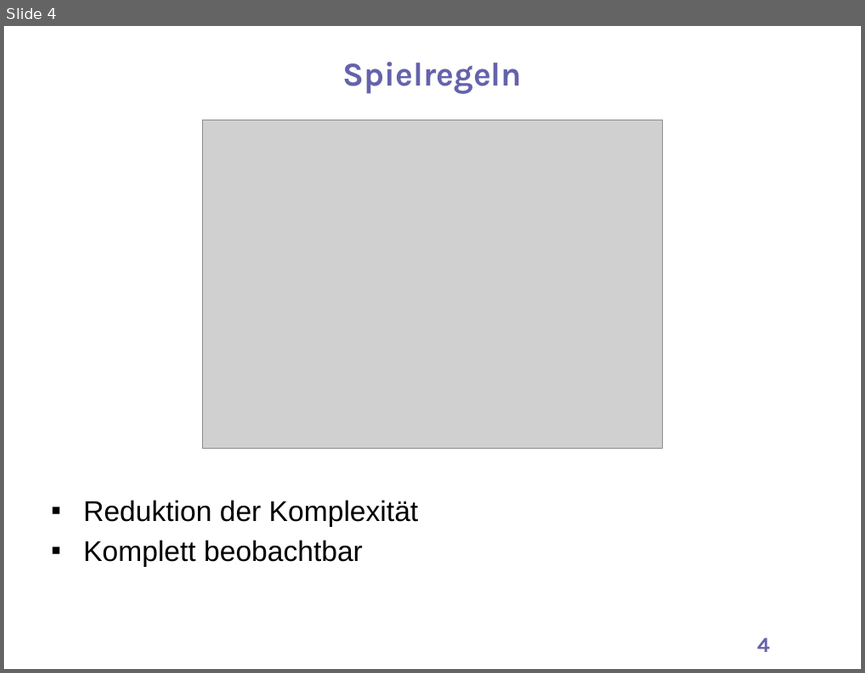
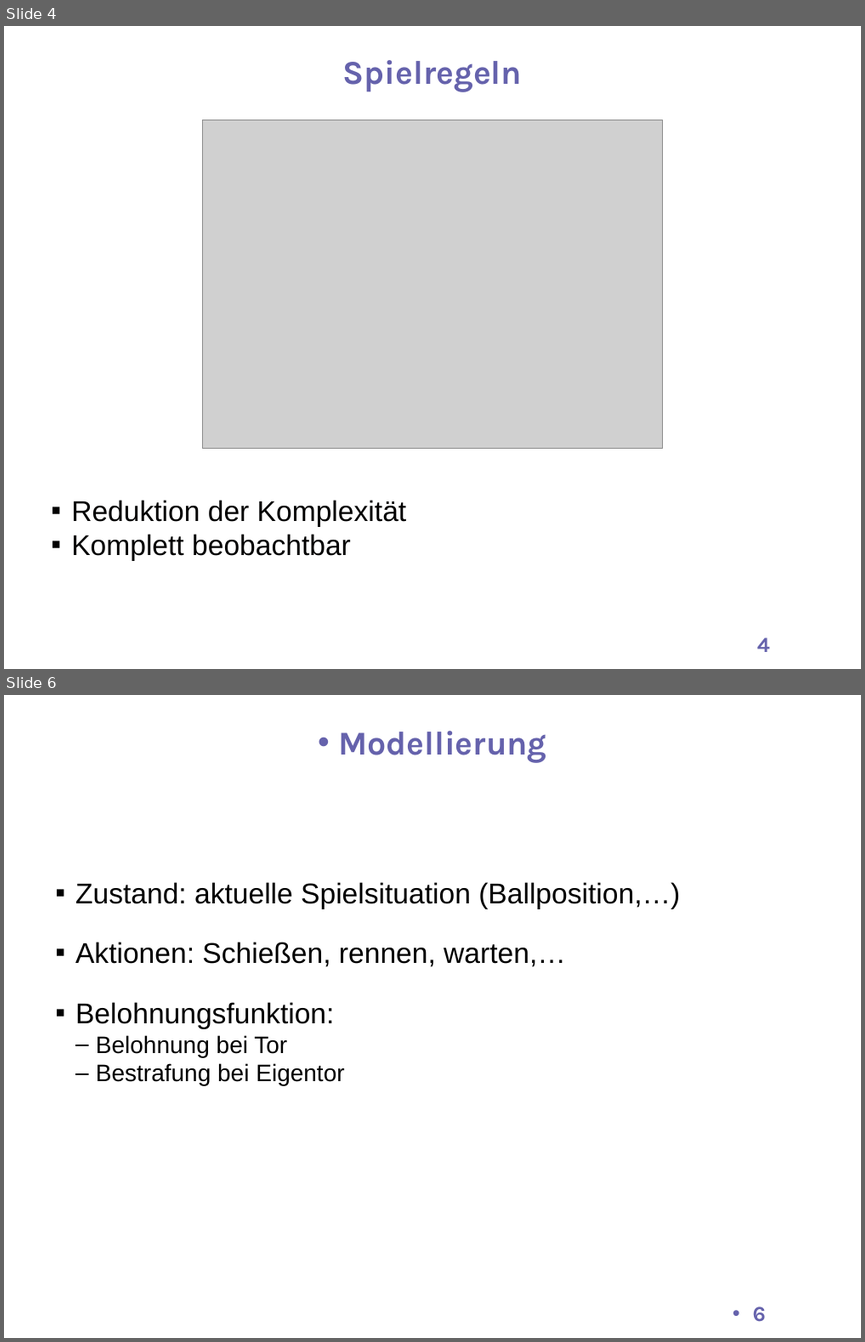
Before and after one commit to gerhardkurz/roboZen, a slide deck: presentation/1/praesentation1 (1).pptx. Shown one above the other, each under a label of ours: slide 4 before the commit, slides 4 and 6 after it; the slides between them are not shown. The pictures are 865x673 and 865x1342 pixels, drawn with LibreOffice and Linux fonts; fonts in the diff are those of the drawing; grey boxes stand for pictures; background and template pictures are left out. Boxes give left, top, right and bottom in pixels: in the first picture for what was removed or moved away, otherwise in the second. Text is boxed around its words. In the diff, an @@ line names an element or a change of style, - is before the commit and + after.

```diff
--- a/presentation/1/praesentation1 (1).pptx
+++ b/presentation/1/praesentation1 (1).pptx
@@ slide 6 added at [4, 695, 861, 1338], background #FFFFFF @@
@@ text added at [338, 731, 547, 763], 28 pt, text #6562AC, bold @@
+• Modellierung
@@ text added at [75, 882, 680, 1085], 24 pt, text #000000 @@
+▪ Zustand: aktuelle Spielsituation (Ballposition,…)
+▪ Aktionen: Schießen, rennen, warten,…
+▪ Belohnungsfunktion:
+  – Belohnung bei Tor
+  – Bestrafung bei Eigentor
@@ page number added at [753, 1306, 766, 1321], 18 pt, text #6562AC, bold @@
+• 6
@@ slide 4 changed as well @@
@@ text "Spielregeln" at [343, 60, 522, 92]: line spacing 1.1 to 1 @@
@@ text "Reduktion der Komplexität" at [71, 499, 406, 561]: indent changed; less space between paragraphs @@
```
Also in this commit, not shown: 3 other slides changed, 2 other slides added, 1 other file.
